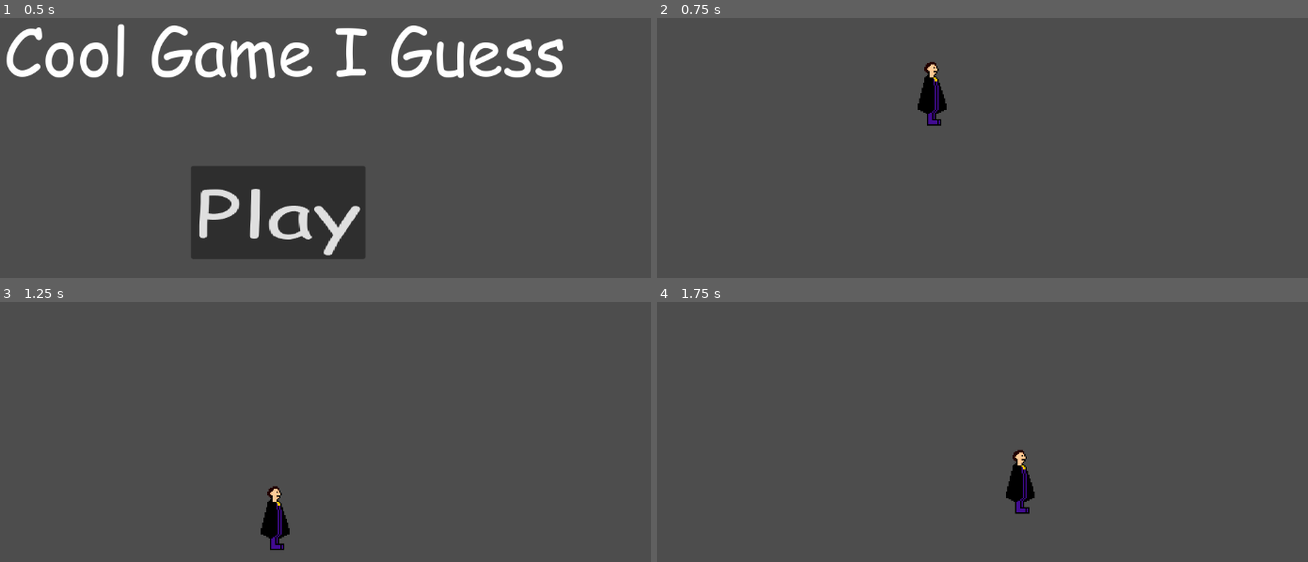
Above: before the commit, frames 1-4 (two rows, left to right).
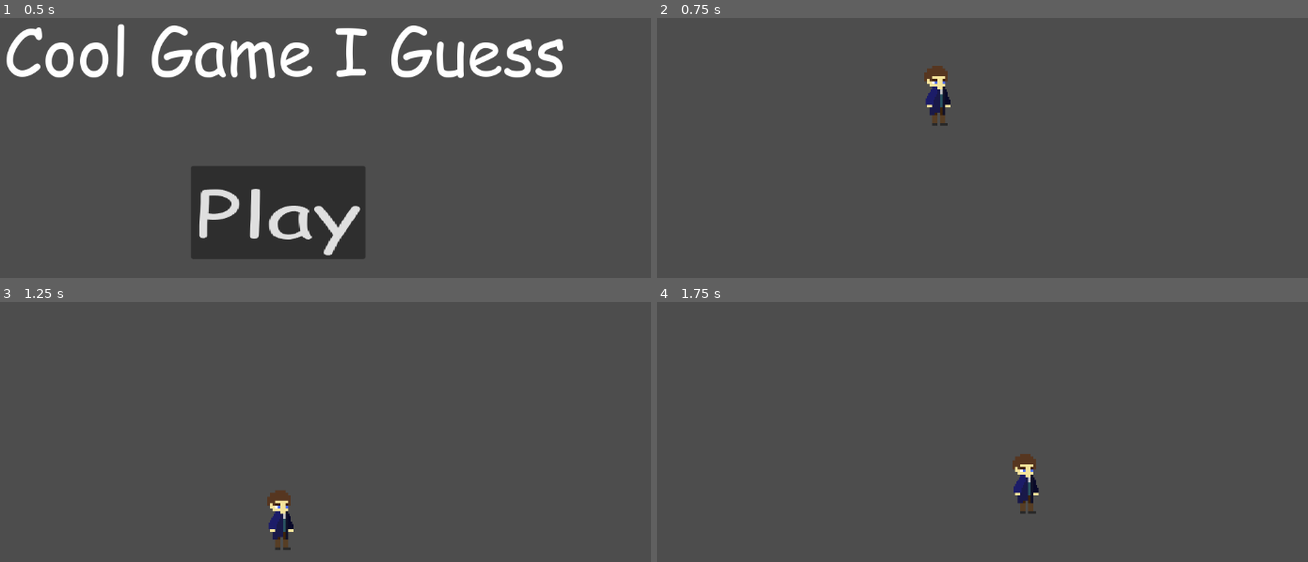
Above: after the commit, the same moments.

Repository: GitJustAPerson/Bullet-R.E.P.O.
Game: Godot game, scene res://assets/scenes/game.tscn
Two runs of this game, one before a commit and one after it. Both use one fixed random seed, a clock stepped at 60 frames per second and the inputs below.
Inputs:
- Up to frame 1 (0.5 s): no input
- Up to frame 2 (0.75 s): click "Play" at 0.5 s
- Up to frame 3 (1.25 s): no input
- Up to frame 4 (1.75 s): hold D (walk_right) from 1.28 s (still down); tap Space (walk_jump) at 1.52 s

Frame 1 is identical in both runs. In frame 2, 0.8% of the frame differs, in the area x 40-46%, y 16-42%; in frame 3, 0.8%; in frame 4, 0.9%, in the area x 53-59%, y 56-82%.

Commit message:
Updated the player scene for the new sprite

Diff:
--- a/assets/scenes/player.tscn
+++ b/assets/scenes/player.tscn
@@ -1,12 +1,12 @@
 [gd_scene load_steps=3 format=3 uid="uid://cvpvh3br0qf74"]
 
-[ext_resource type="Texture2D" uid="uid://ces0y06a40anw" path="res://assets/sprites/Test Guy.png" id="2_14505"]
+[ext_resource type="Texture2D" uid="uid://dy8jo3ahuqflx" path="res://assets/sprites/The New Test Guy.png" id="1_rwm0n"]
 
-[sub_resource type="SpriteFrames" id="SpriteFrames_4wcc8"]
+[sub_resource type="SpriteFrames" id="SpriteFrames_rwm0n"]
 animations = [{
 "frames": [{
 "duration": 1.0,
-"texture": ExtResource("2_14505")
+"texture": ExtResource("1_rwm0n")
 }],
 "loop": true,
 "name": &"default",
@@ -15,11 +15,13 @@
 
 [node name="Player" type="CharacterBody2D"]
 
-[node name="Sprite" type="AnimatedSprite2D" parent="."]
-sprite_frames = SubResource("SpriteFrames_4wcc8")
-
 [node name="CollisionPolygon2D" type="CollisionPolygon2D" parent="."]
 position = Vector2(2, 21)
 scale = Vector2(0.55, 0.5)
 build_mode = 1
-polygon = PackedVector2Array(-9.09091, 8, 10.9091, 8, 10.9091, -2, 3.63636, -2, 3.63636, -10, 18.1818, -16, 18.1818, -26, 5.45455, -64, 1.81818, -70, 5.45455, -74, 7.27273, -78, 0, -90, -9.09091, -86, -12.7273, -80, -7.27273, -70, -10.9091, -66, -12.7273, -56, -14.5455, -50, -16.8077, -41.322, -19.1273, -33.3028, -21.8182, -24, -21.8182, -16, -9.09091, -10)
+polygon = PackedVector2Array(-1.81818, 8, 5.45455, 8, 5.45455, -12, 9.09091, -12, 9.09091, 8, 20, 8, 20, 4, 16.3636, 4, 16.3636, -20, 23.6364, -20, 23.6364, -32, 21.8182, -32, 21.8182, -36, 18.1818, -44, 16.3636, -52, 20, -60, 20, -76, 12.7273, -84, -1.81818, -84, -9.09091, -80, -12.7273, -74, -12.7273, -60, -9.09091, -56, -5.45455, -52, -1.81818, -52, -3.63636, -48, -10.9091, -34, -10.9091, -24, -9.09091, -24, -9.09091, -20, -5.45455, -20, -5.45455, -8, -1.81818, -8)
+
+[node name="Sprite" type="AnimatedSprite2D" parent="."]
+position = Vector2(7, 0)
+sprite_frames = SubResource("SpriteFrames_rwm0n")
+offset = Vector2(-7, 0)
Renamed: The New Test Guy.png -> assets/sprites/The New Test Guy.png
Not shown, added: assets/sprites/The New Test Guy.png.import
